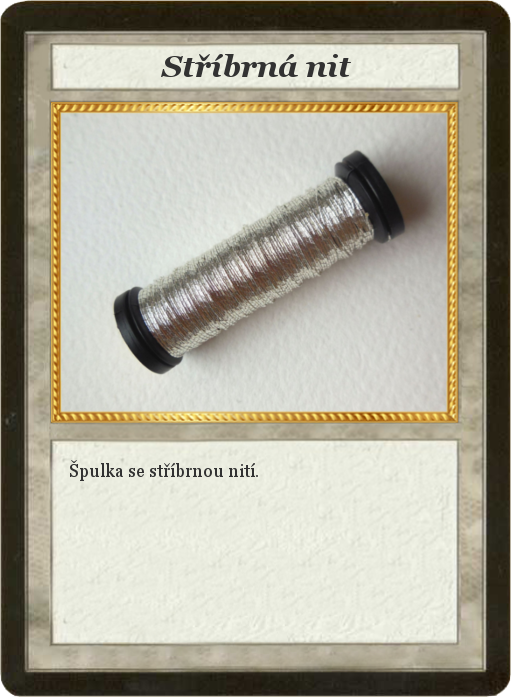
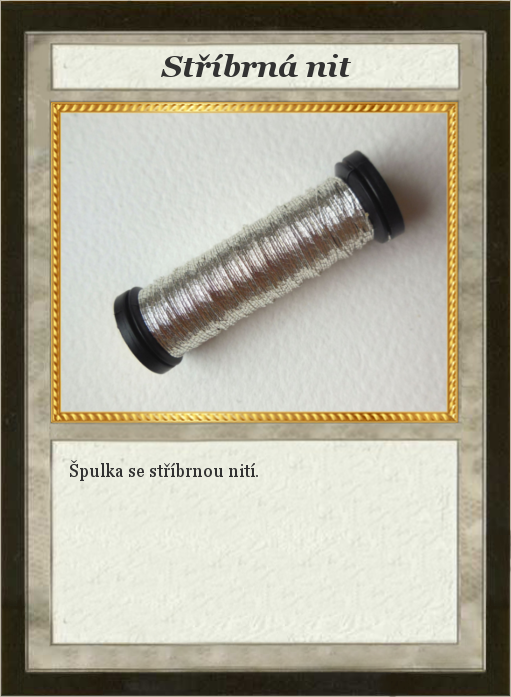
Layer changes from the first w=511, h=697 image to the second:
painted on "Card" over box(0, 0, 511, 697)
